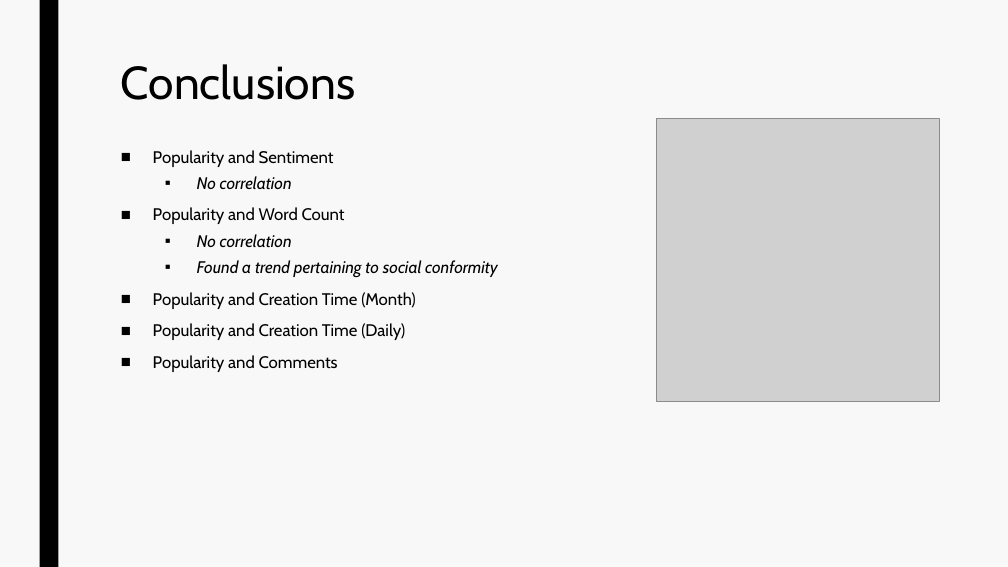
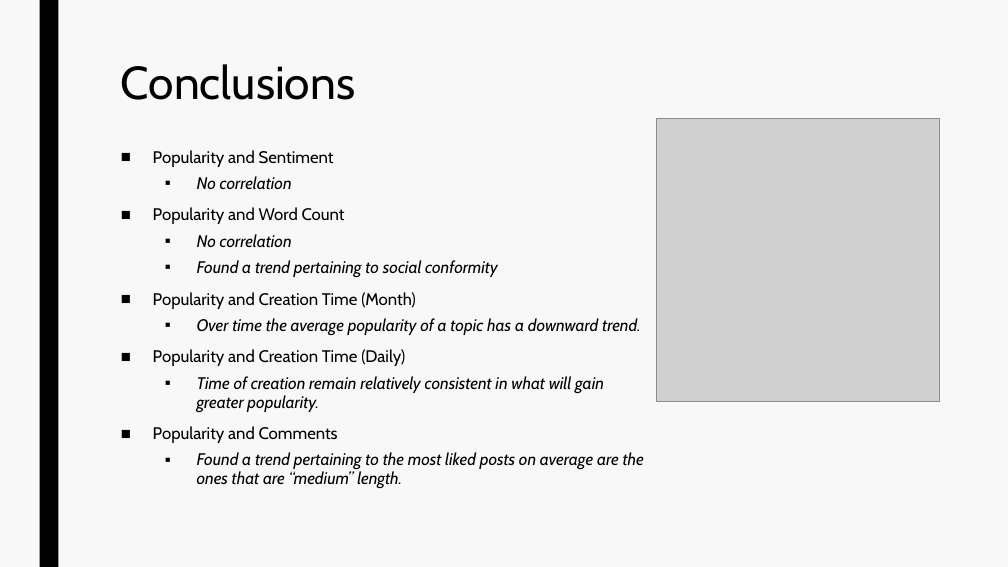
Before and after one commit to EvaTarr/CMPT412Project, a slide deck: slide 11 of presentation.pptx (slide 10 before the commit). Drawn at 1008x567 pixels with LibreOffice and Linux fonts; fonts in the diff are those of the drawing; grey boxes stand for pictures. Boxes give left, top, right and bottom in pixels: in the first picture for what was removed or moved away, otherwise in the second. Text is boxed around its words. In the diff, an @@ line names an element or a change of style, - is before the commit and + after.

```diff
--- a/presentation.pptx
+++ b/presentation.pptx
@@ text at [197,318,641,335]: paragraph added @@
+  ▪ Over time the average popularity of a topic has a downward trend.
@@ text at [197,376,604,412]: paragraph added @@
+  ▪ Time of creation remain relatively consistent in what will gain greater popularity.
@@ text at [197,452,644,489]: paragraph added @@
+  ▪ Found a trend pertaining to the most liked posts on average are the ones that are “medium” length.
```
Also in this commit, not shown: 5 other slides changed, 1 slide added, 3 other files.
